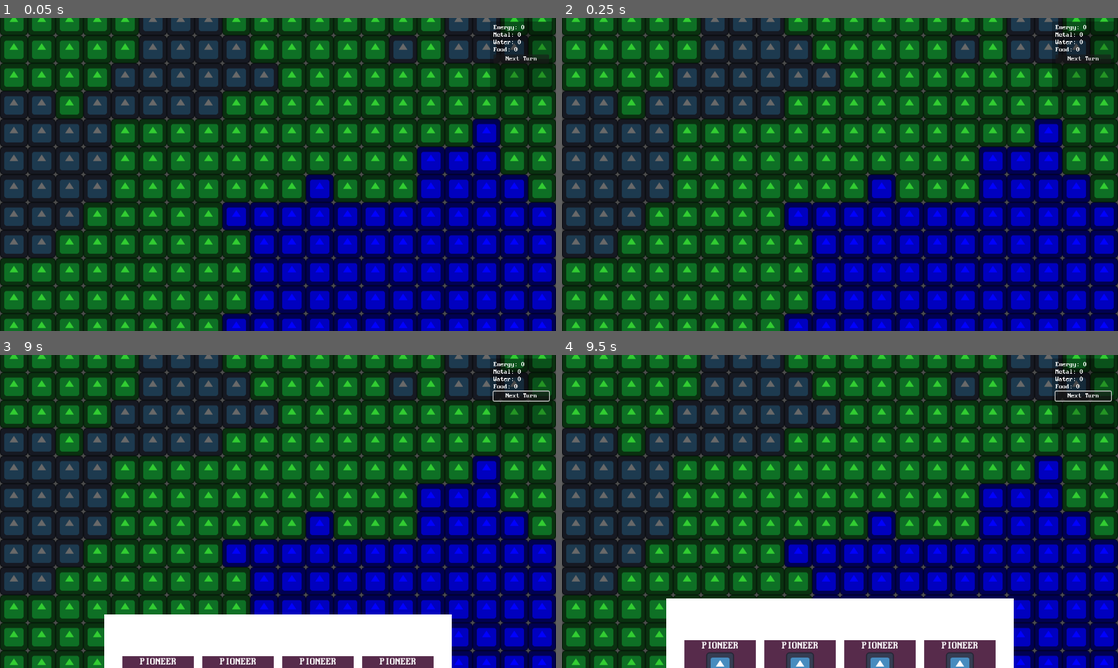
Above: before the commit, frames 1-4 (two rows, left to right).
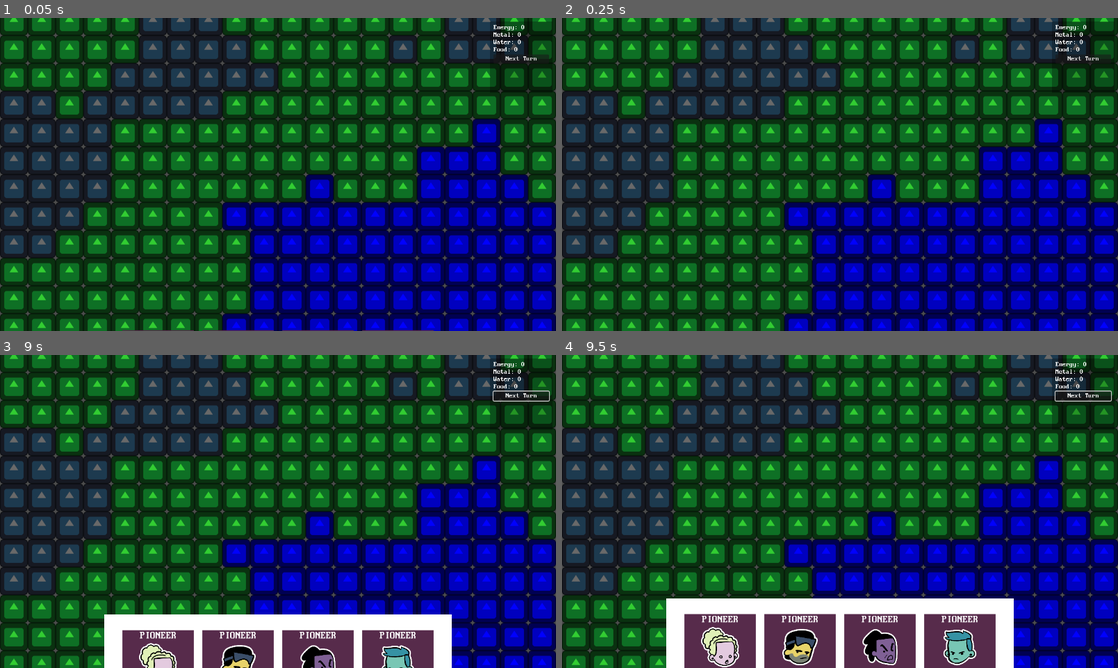
Above: after the commit, the same moments.

Repository: YuriPrickles/a-sky-with-no-stars
Game: Godot game, scene res://scenes/run.tscn
Two runs of this game, one before a commit and one after it. Both use one fixed random seed, a clock stepped at 60 frames per second and the inputs below. The engine's default icon, where the game draws it, is replaced by a stand-in: a white triangle on a blue panel in a dark square.
Inputs (mouse positions are in pixels of both pictures, inside the frame that each line leads up to):
- Up to frame 1 (0.05 s): no input
- Up to frame 2 (0.25 s): no input
- Up to frame 3 (9 s): click "Next Turn" at 0.5 s; click "Next Turn" at 1.25 s; click "Next Turn" at 2 s; tap Enter at 2.75, 4.25, 5.75 s; move the mouse to (400, 495) at 2.77 s; click (400, 495) at 2.85 s; tap Space at 3.5, 5, 6.5 s; move the mouse to (166, 527) at 3.52 s; tap S (cam_down) at 3.6 s; click (166, 527) at 3.8 s; move the mouse to (333, 442) at 4.27 s; tap A (cam_left) at 4.35 s; click (333, 442) at 4.55 s; move the mouse to (250, 574) at 5.02 s; tap D (cam_right) at 5.1 s; click (250, 574) at 5.3 s; move the mouse to (444, 558) at 5.77 s; tap W (cam_up) at 5.85 s; click (444, 558) at 6.05 s; tap Escape (cancel_build) at 6.4 s; move the mouse to (111, 464) at 6.52 s; tap Mouse wheel down (mouse_wheel_down) at 6.6 s; click (111, 464) at 6.8 s; move the mouse to (305, 511) at 7.27 s; tap Mouse wheel up (mouse_wheel_up) at 7.35 s; click (305, 511) at 7.55 s; move the mouse to (194, 433) at 8.02 s; right-click (194, 433) at 8.1 s; click (194, 433) at 8.3 s; move the mouse to (400, 495) at 8.77 s; tap E (open_pioneer_shelf) at 8.85 s
- Up to frame 4 (9.5 s): click (962, 495) at 9.05 s

The runs differ from the first frame. In frame 1, 0.1% of the frame differs, in the area x 22-78%, y 99-100%; in frame 2, nothing differs; in frame 3, 5.0%; in frame 4, 6.1%, in the area x 22-78%, y 82-100%.

Commit message:
Assigning Pioneers, Checking room info, stat thresholds w/ manual gen

Diff:
--- a/data/base_resources/base_pioneer.gd
+++ b/data/base_resources/base_pioneer.gd
@@ -11,11 +11,13 @@
 @export var icon:Texture2D
 @export var portrait:Texture2D
 
+var occupied:bool = false
+
 @export_category("Stats")
-@export_range(0,15) var strength = 7
-@export_range(0,15) var dexterity = 7
-@export_range(0,15) var intelligence = 7
-@export_range(0,15) var sanity = 100
+@export_range(0,15, 1, "or_greater") var strength = 16
+@export_range(0,15, 1, "or_greater") var dexterity = 16
+@export_range(0,15, 1, "or_greater") var intelligence = 16
+@export_range(0,100, 1, "or_less") var sanity = 50
 
 @export_category("Traits")
 @export var traits:Array[BaseTrait]
--- a/data/base_resources/base_pioneer.tres
+++ b/data/base_resources/base_pioneer.tres
@@ -5,8 +5,5 @@
 
 [resource]
 script = ExtResource("1_gn80f")
-strength = 15
-dexterity = 15
-intelligence = 15
-passion = 0
+sanity = -10
 metadata/_custom_type_script = "uid://ca7mpiij3oxvn"
--- a/data/base_resources/base_room.gd
+++ b/data/base_resources/base_room.gd
@@ -10,7 +10,7 @@
 @export var maintenance_cost:Dictionary[State.ResourceType,int]
 @export var needs_oxygen = true
 ##How many pioneers can be assigned here at maximum.[br]e.g. Barracks can have 5 workers
-@export var max_worker_count:int
+@export var max_worker_count:int = 1
 
 @export_category("Size Info")
 @export var size_type:Enums.SizeType
@@ -20,5 +20,13 @@
 ##Odd values only, please.
 @export var oxygen_squarius:Vector2
 
-func on_next_turn():
+##To be used with buildings that produce stuff
+##Key: A strength value
+##Value: The amount of resource produced
+@export_category("Efficiency Info")
+@export var str_thresholds:Dictionary[int,int]
+@export var dex_thresholds:Dictionary[int,int]
+@export var int_thresholds:Dictionary[int,int]
+
+func on_next_turn(room:Room):
 	pass
--- a/data/pioneers/alice.tres
+++ b/data/pioneers/alice.tres
@@ -1,8 +1,9 @@
-[gd_resource type="Resource" script_class="BasePioneer" load_steps=4 format=3 uid="uid://cd4j7n3xht50m"]
+[gd_resource type="Resource" script_class="BasePioneer" load_steps=5 format=3 uid="uid://cd4j7n3xht50m"]
 
 [ext_resource type="Texture2D" uid="uid://cilwha3kh1qco" path="res://assets/character_artwork/character_icons_small/icon_chara_alice.png" id="1_35s3f"]
 [ext_resource type="Script" uid="uid://ca7mpiij3oxvn" path="res://data/base_resources/base_pioneer.gd" id="1_htuds"]
 [ext_resource type="Script" uid="uid://ubhlifd3hrlg" path="res://data/base_resources/base_trait.gd" id="2_35s3f"]
+[ext_resource type="Texture2D" uid="uid://b7r2o3mmnt824" path="res://assets/character_artwork/character_portraits/portrait_chara_alice.png" id="2_j0cpf"]
 
 [resource]
 script = ExtResource("1_htuds")
@@ -13,7 +14,9 @@
 title = "The Dreamer"
 gender = 1
 icon = ExtResource("1_35s3f")
+portrait = ExtResource("2_j0cpf")
 strength = 6
+dexterity = 7
 intelligence = 8
 matches = Array[int]([-9223372036854775795, -9223372036854775793, -9223372036854775790])
 metadata/_custom_type_script = "uid://ca7mpiij3oxvn"
--- a/data/pioneers/beowulf.tres
+++ b/data/pioneers/beowulf.tres
@@ -1,7 +1,9 @@
-[gd_resource type="Resource" script_class="BasePioneer" load_steps=3 format=3 uid="uid://cxtgl07uhghvu"]
+[gd_resource type="Resource" script_class="BasePioneer" load_steps=5 format=3 uid="uid://cxtgl07uhghvu"]
 
+[ext_resource type="Texture2D" uid="uid://c3i2tpuj6awrp" path="res://assets/character_artwork/character_icons_small/icon_chara_beowulf.png" id="1_20rs0"]
 [ext_resource type="Script" uid="uid://ca7mpiij3oxvn" path="res://data/base_resources/base_pioneer.gd" id="1_t0w1i"]
 [ext_resource type="Script" uid="uid://ubhlifd3hrlg" path="res://data/base_resources/base_trait.gd" id="2_eihj2"]
+[ext_resource type="Texture2D" uid="uid://jesn777undsa" path="res://assets/character_artwork/character_portraits/portrait_chara_beowulf.png" id="2_uvfx8"]
 
 [resource]
 script = ExtResource("1_t0w1i")
@@ -11,6 +13,9 @@
 surname = "Bachman"
 title = "The ?"
 gender = 3
+icon = ExtResource("1_20rs0")
+portrait = ExtResource("2_uvfx8")
 strength = 10
 dexterity = 4
+intelligence = 7
 metadata/_custom_type_script = "uid://ca7mpiij3oxvn"
--- a/data/pioneers/cliff.tres
+++ b/data/pioneers/cliff.tres
@@ -1,6 +1,8 @@
-[gd_resource type="Resource" script_class="BasePioneer" load_steps=3 format=3 uid="uid://v13o34hgiq0"]
+[gd_resource type="Resource" script_class="BasePioneer" load_steps=5 format=3 uid="uid://v13o34hgiq0"]
 
 [ext_resource type="Script" uid="uid://ca7mpiij3oxvn" path="res://data/base_resources/base_pioneer.gd" id="1_grha1"]
+[ext_resource type="Texture2D" uid="uid://clhcu2xy3yxwf" path="res://assets/character_artwork/character_icons_small/icon_chara_cliff.png" id="1_vy37u"]
+[ext_resource type="Texture2D" uid="uid://cw7a2tnedlid8" path="res://assets/character_artwork/character_portraits/portrait_chara_cliff.png" id="2_4cg3c"]
 [ext_resource type="Script" uid="uid://ubhlifd3hrlg" path="res://data/base_resources/base_trait.gd" id="2_xx1il"]
 
 [resource]
@@ -11,6 +13,9 @@
 surname = "Claesson"
 title = "The Criminal"
 gender = 3
+icon = ExtResource("1_vy37u")
+portrait = ExtResource("2_4cg3c")
+strength = 7
 dexterity = 12
 intelligence = 2
 metadata/_custom_type_script = "uid://ca7mpiij3oxvn"
--- a/data/pioneers/denim.tres
+++ b/data/pioneers/denim.tres
@@ -1,7 +1,9 @@
-[gd_resource type="Resource" script_class="BasePioneer" load_steps=3 format=3 uid="uid://g6rhx07m6rig"]
+[gd_resource type="Resource" script_class="BasePioneer" load_steps=5 format=3 uid="uid://g6rhx07m6rig"]
 
+[ext_resource type="Texture2D" uid="uid://ci3plohiiy7vx" path="res://assets/character_artwork/character_icons_small/icon_chara_denim.png" id="1_5nv4d"]
 [ext_resource type="Script" uid="uid://ca7mpiij3oxvn" path="res://data/base_resources/base_pioneer.gd" id="1_kv28k"]
 [ext_resource type="Script" uid="uid://ubhlifd3hrlg" path="res://data/base_resources/base_trait.gd" id="2_2a5y8"]
+[ext_resource type="Texture2D" uid="uid://d2uge6ibued3l" path="res://assets/character_artwork/character_portraits/portrait_chara_denim.png" id="2_w7o0l"]
 
 [resource]
 script = ExtResource("1_kv28k")
@@ -10,6 +12,9 @@
 firstname = "Dorthea"
 surname = "Dahl"
 title = "The ??"
+icon = ExtResource("1_5nv4d")
+portrait = ExtResource("2_w7o0l")
 strength = 8
+dexterity = 7
 intelligence = 6
 metadata/_custom_type_script = "uid://ca7mpiij3oxvn"
--- a/data/pioneers/elio.tres
+++ b/data/pioneers/elio.tres
@@ -1,7 +1,9 @@
-[gd_resource type="Resource" script_class="BasePioneer" load_steps=3 format=3 uid="uid://4amh10q1q041"]
+[gd_resource type="Resource" script_class="BasePioneer" load_steps=5 format=3 uid="uid://4amh10q1q041"]
 
+[ext_resource type="Texture2D" uid="uid://bwhmkpotcp5jr" path="res://assets/character_artwork/character_icons_small/icon_chara_elio.png" id="1_6d8hh"]
 [ext_resource type="Script" uid="uid://ca7mpiij3oxvn" path="res://data/base_resources/base_pioneer.gd" id="1_wcudg"]
 [ext_resource type="Script" uid="uid://ubhlifd3hrlg" path="res://data/base_resources/base_trait.gd" id="2_ncdii"]
+[ext_resource type="Texture2D" uid="uid://cxcc6x0thympa" path="res://assets/character_artwork/character_portraits/portrait_chara_elio.png" id="2_pjss0"]
 
 [resource]
 script = ExtResource("1_wcudg")
@@ -11,6 +13,8 @@
 surname = "Ergeshov"
 title = "The Prisoner"
 gender = 3
+icon = ExtResource("1_6d8hh")
+portrait = ExtResource("2_pjss0")
 strength = 15
 dexterity = 0
 intelligence = 0
--- a/data/rooms/generator.gd
+++ b/data/rooms/generator.gd
@@ -1,4 +1,4 @@
 extends BaseRoom
 
-func on_next_turn():
+func on_next_turn(room:Room):
 	State.loaded_game.update_resources(5,0,0,0)
--- /dev/null
+++ b/data/rooms/manual_gen.gd
@@ -0,0 +1,12 @@
+extends BaseRoom
+
+func on_next_turn(room:Room):
+	var pioneers:Array = State.loaded_game.assigned_pioneers.get(room)
+	for p in pioneers:
+		if p != null:
+			var dex_array = dex_thresholds.keys()
+			dex_array.reverse()
+			for dex in dex_array:
+				if p.dexterity >= dex:
+					State.loaded_game.update_resources(dex_thresholds[dex],0,0,0)
+					break
--- a/data/rooms/manual_gen.tres
+++ b/data/rooms/manual_gen.tres
@@ -1,12 +1,20 @@
 [gd_resource type="Resource" load_steps=2 format=3 uid="uid://x17rn6rkgnw2"]
 
-[ext_resource type="Script" uid="uid://dmje17wwjtmf6" path="res://data/rooms/generator.gd" id="1_lr3wl"]
+[ext_resource type="Script" uid="uid://bs363n8tcwywy" path="res://data/rooms/manual_gen.gd" id="1_lr3wl"]
 
 [resource]
 script = ExtResource("1_lr3wl")
 room_name = "Manual Generator"
 room_desc = "Assign a pioneer to generate 5 Energy per turn.
+
 Higher Dexterity pioneers have a chance to generate more energy."
-max_worker_count = 1
+max_worker_count = 2
 square_size = Vector2(2, 2)
+dex_thresholds = Dictionary[int, int]({
+0: 0,
+1: 2,
+3: 3,
+7: 5,
+11: 7
+})
 metadata/_custom_type_script = "uid://cta04fcuv7ylj"
--- a/scenes/build_selector.tscn
+++ b/scenes/build_selector.tscn
@@ -9,6 +9,7 @@
 anchors_preset = 9
 anchor_bottom = 1.0
 grow_vertical = 2
+size_flags_vertical = 3
 mouse_filter = 2
 script = ExtResource("1_05ilg")
 
@@ -17,7 +18,6 @@
 anchors_preset = 15
 anchor_right = 1.0
 anchor_bottom = 1.0
-offset_right = 32.0
 grow_horizontal = 2
 grow_vertical = 2
 mouse_filter = 2
--- a/scenes/building_button.gd
+++ b/scenes/building_button.gd
@@ -2,9 +2,9 @@
 extends Button
 
 var room_info:BaseRoom
-
+@onready var building_name = $RichTextLabel
 func _ready() -> void:
-	text = room_info.room_name
+	building_name.text = "[font_size=24]" + room_info.room_name
 
 func _on_pressed() -> void:
 	var buildpopup:BuildPopup = preload("res://scenes/build_popup.tscn").instantiate()
--- a/scenes/building_button.tscn
+++ b/scenes/building_button.tscn
@@ -3,6 +3,7 @@
 [ext_resource type="Script" uid="uid://bh142j4vmur6m" path="res://scenes/building_button.gd" id="1_v4oyg"]
 
 [node name="BuildingButton" type="Button"]
+custom_minimum_size = Vector2(0, 36)
 anchors_preset = 15
 anchor_right = 1.0
 anchor_bottom = 1.0
@@ -10,4 +11,20 @@
 grow_vertical = 2
 script = ExtResource("1_v4oyg")
 
+[node name="RichTextLabel" type="RichTextLabel" parent="."]
+clip_contents = false
+custom_minimum_size = Vector2(0, 36)
+layout_mode = 1
+anchors_preset = 15
+anchor_right = 1.0
+anchor_bottom = 1.0
+grow_horizontal = 2
+grow_vertical = 2
+mouse_filter = 2
+bbcode_enabled = true
+text = "[font_size=24]BuildingName"
+fit_content = true
+scroll_active = false
+vertical_alignment = 1
+
 [connection signal="pressed" from="." to="." method="_on_pressed"]
--- a/scenes/pioneer_card.gd
+++ b/scenes/pioneer_card.gd
@@ -2,9 +2,13 @@
 extends MarginContainer
 
 @onready var info_text = $ColorRect/MarginContainer/VBoxContainer/InfoLabel
-
-var ui_offset = 120
+@onready var pioneer_pic = $ColorRect/MarginContainer/VBoxContainer/PioneerPic
+@onready var card_color = $ColorRect
+var disabled = false
+var pioneer_resource:BasePioneer
+var ui_offset = 60
 var old_offset = 0
+var gray_texture:Texture
 # Called when the node enters the scene tree for the first time.
 func _ready() -> void:
 	pass # Replace with function body.
@@ -12,22 +16,36 @@
 
 # Called every frame. 'delta' is the elapsed time since the previous frame.
 func _process(delta: float) -> void:
+	if pioneer_resource:
+		gray_texture = to_grayscale(pioneer_resource.icon)
+		disabled = pioneer_resource.occupied
+		pioneer_pic.texture = gray_texture if disabled else pioneer_resource.icon
+		card_color.color = Color("4a4a4aff") if disabled else Color("572b4b")
 	offset_top = move_toward(offset_top, ui_offset, abs(offset_top - ui_offset * 2) * 4 * delta)
 	offset_bottom = move_toward(offset_bottom, ui_offset, abs(offset_bottom - ui_offset * 2) * 4 * delta)
 	pass
+func to_grayscale(texture : Texture2D) -> Texture:
+	var image:Image = texture.get_image()
+	image.convert(Image.FORMAT_LA8)
+	image.convert(Image.FORMAT_RGBA8) # Not strictly necessary
 
+	var image_texture = ImageTexture.new()
+	image_texture = ImageTexture.create_from_image(image)
+	return image_texture
 func set_card_info(pioneer:BasePioneer):
+	pioneer_resource = pioneer
+	pioneer_pic.texture = pioneer.icon
 	var gender = "?"
 	match pioneer.gender:
 		Enums.PioneerGender.Female: gender = "Female"
 		Enums.PioneerGender.Nonbinary: gender = "Non-Binary"
 		Enums.PioneerGender.DogFemale: gender = "Dog (Female)"
 		Enums.PioneerGender.Male: gender = "Male"
-	info_text.text = "[center]%s
-Lastname
-[font_size=12]%s
-Class: PLACEHOLDER
-STR %s DEX %s INT %s" % [pioneer.name,gender,pioneer.strength,pioneer.dexterity,pioneer.intelligence]
+	info_text.text = "[font_size=24][center]%s
+%s
+[font_size=16]%s
+Class: PLACEHOLDER[br]
+STR %s DEX %s INT %s" % [pioneer.firstname,pioneer.surname,gender,pioneer.strength,pioneer.dexterity,pioneer.intelligence]
 
 
 func _on_color_rect_mouse_entered() -> void:
@@ -37,4 +55,24 @@
 
 func _on_color_rect_mouse_exited() -> void:
 	old_offset = ui_offset
-	ui_offset = 120
+	ui_offset = 60
+
+
+func _on_color_rect_gui_input(event: InputEvent) -> void:
+	var room = State.loaded_game.selected_room
+	var current_tab = State.loaded_game.room_popup.pioneer_tabs.current_tab
+	var pioneer_index = State.loaded_game.pioneers.find(pioneer_resource)
+	var previous_pioneer:BasePioneer = null
+	if State.loaded_game.assigned_pioneers.get(room) != null:
+		previous_pioneer = State.loaded_game.assigned_pioneers.get(room)[current_tab]
+	if room == null or current_tab <= -1: return
+	if event is InputEventMouseButton:
+		if event.button_index == MouseButton.MOUSE_BUTTON_LEFT and event.is_pressed():
+			if State.loaded_game.pioneers[pioneer_index].occupied:
+				print("Pioneer Occupied")
+				return
+			if previous_pioneer != null:
+				previous_pioneer.occupied = false
+			State.loaded_game.assigned_pioneers.get(room)[current_tab] = pioneer_resource
+			State.loaded_game.pioneers[pioneer_index].occupied = true
+			State.loaded_game.room_popup.refresh_info()
--- a/scenes/pioneer_card.tscn
+++ b/scenes/pioneer_card.tscn
@@ -43,8 +43,8 @@
 fit_content = true
 scroll_active = false
 
-[node name="TextureRect" type="TextureRect" parent="ColorRect/MarginContainer/VBoxContainer"]
-custom_minimum_size = Vector2(64, 64)
+[node name="PioneerPic" type="TextureRect" parent="ColorRect/MarginContainer/VBoxContainer"]
+custom_minimum_size = Vector2(96, 96)
 layout_mode = 2
 size_flags_horizontal = 4
 size_flags_vertical = 4
@@ -56,14 +56,16 @@
 layout_mode = 2
 mouse_filter = 2
 bbcode_enabled = true
-text = "[center]PEARL
+text = "[center][font_size=24]PEARL
 PLACEHOLDER
-[font_size=12]Female
+[font_size=16]Female
 Class: PLACEHOLDER
-STR 15 DEX 15 INT 15
+STR 15
+DEX 15 INT 15
 "
 fit_content = true
 scroll_active = false
 
+[connection signal="gui_input" from="ColorRect" to="." method="_on_color_rect_gui_input"]
 [connection signal="mouse_entered" from="ColorRect" to="." method="_on_color_rect_mouse_entered"]
 [connection signal="mouse_exited" from="ColorRect" to="." method="_on_color_rect_mouse_exited"]
--- a/scenes/pioneer_screen.gd
+++ b/scenes/pioneer_screen.gd
@@ -1,16 +1,7 @@
 class_name PioneerScreen
 extends MarginContainer
 
-@onready var pioneer_text = $ScreenContainer/PioneerText
+@onready var pioneer_text:RichTextLabel = $ScreenContainer/PioneerText
 
-@onready var pioneer_pic = $ScreenContainer/HBoxContainer/PioneerPic
+@onready var pioneer_pic:TextureRect = $ScreenContainer/HBoxContainer/PioneerPic
 @onready var stats = $ScreenContainer/HBoxContainer/StatsScreen
-
-# Called when the node enters the scene tree for the first time.
-func _ready() -> void:
-	pass # Replace with function body.
-
-
-# Called every frame. 'delta' is the elapsed time since the previous frame.
-func _process(delta: float) -> void:
-	pass
--- a/scenes/pioneer_screen.tscn
+++ b/scenes/pioneer_screen.tscn
@@ -1,7 +1,11 @@
-[gd_scene load_steps=3 format=3 uid="uid://cblpyhodb3vfp"]
+[gd_scene load_steps=4 format=3 uid="uid://cblpyhodb3vfp"]
 
 [ext_resource type="Script" uid="uid://bc7iq7c440rp3" path="res://scenes/pioneer_screen.gd" id="1_682om"]
-[ext_resource type="Texture2D" uid="uid://cj3huigs4maej" path="res://icon.svg" id="1_g7go3"]
+[ext_resource type="Texture2D" uid="uid://b7r2o3mmnt824" path="res://assets/character_artwork/character_portraits/portrait_chara_alice.png" id="2_682om"]
+
+[sub_resource type="AtlasTexture" id="AtlasTexture_682om"]
+atlas = ExtResource("2_682om")
+region = Rect2(200, 160, 800, 800)
 
 [node name="PioneerScreen" type="MarginContainer"]
 anchors_preset = 15
@@ -32,9 +36,13 @@
 size_flags_vertical = 3
 
 [node name="PioneerPic" type="TextureRect" parent="ScreenContainer/HBoxContainer"]
+custom_minimum_size = Vector2(128, 128)
 layout_mode = 2
-texture = ExtResource("1_g7go3")
-stretch_mode = 2
+size_flags_horizontal = 0
+size_flags_vertical = 0
+texture = SubResource("AtlasTexture_682om")
+expand_mode = 1
+stretch_mode = 5
 
 [node name="StatsScreen" type="RichTextLabel" parent="ScreenContainer/HBoxContainer"]
 layout_mode = 2
--- a/scenes/room_popup.gd
+++ b/scenes/room_popup.gd
@@ -1,24 +1,68 @@
 class_name RoomPopup
 extends Control
 
+var room:Room
 var room_info:BaseRoom
 @onready var title = $ColorRect/MarginContainer/VBoxContainer/TitleLabel
 @onready var desc = $ColorRect/MarginContainer/VBoxContainer/HBoxContainer/VBoxContainer/DescLabel
+@onready var pioneer_tabs = $ColorRect/MarginContainer/VBoxContainer/HBoxContainer/RightScreen/PioneerTabs
 
-func _ready() -> void:
+var alphabet_string = "ABCDEFGHIJKLMNOPQRSTUVWXYZ"
+
+func refresh_info_newroom():
+	State.loaded_game.freezecam = true
+	State.loaded_game.no_mouse_interact = true
+	for tab in pioneer_tabs.get_children():
+		tab.queue_free()
+	room_info = room.room_data
+	State.loaded_game.selected_room = room
 	title.text = "[font_size=32]%s" % room_info.room_name
 	desc.text = "[font_size=16]%s" % room_info.room_desc
-	State.loaded_game.freezecam = true
-	State.loaded_game.no_mouse_interact = true
+	for i in range(room_info.max_worker_count):
+		print(i)
+		var pioneer_scr:PioneerScreen = preload("res://scenes/pioneer_screen.tscn").instantiate()
+		pioneer_tabs.add_child(pioneer_scr)
+		pioneer_tabs.set_tab_title(i,"PIONEER %s" % alphabet_string[i])
+		var current_pioneer:BasePioneer = State.loaded_game.assigned_pioneers.get(room)[i]
+		pioneer_scr.pioneer_text.text = "[font_size=24]NO ASSIGNED PIONEER." if current_pioneer == null else "[font_size=24]ASSIGNED: %s" % current_pioneer.name
+		var stats_text ="[font_size=24]STR --[br]DEX --[br]INT --[br]SAN ---%"
+		pioneer_scr.pioneer_pic.texture = preload("res://icon.svg")
+		if current_pioneer != null:
+			var atlas = AtlasTexture.new()
+			pioneer_scr.pioneer_pic.texture = atlas
+			atlas.atlas = current_pioneer.portrait
+			atlas.region = Rect2(200,160,800,800)
+			stats_text ="[font_size=24]STR %s[br]DEX %s[br]INT %s[br]SAN %s%%"%[current_pioneer.strength,current_pioneer.dexterity,current_pioneer.intelligence,current_pioneer.sanity]
+		pioneer_scr.stats.text = stats_text
 
+func refresh_info():
+	for i in range(room_info.max_worker_count):
+		print(i)
+		var pioneer_scr:PioneerScreen = pioneer_tabs.get_child(i)
+		pioneer_tabs.set_tab_title(i,"PIONEER %s" % alphabet_string[i])
+		var current_pioneer:BasePioneer = State.loaded_game.assigned_pioneers.get(room)[i]
+		pioneer_scr.pioneer_text.text = "[font_size=24]NO ASSIGNED PIONEER." if current_pioneer == null else "[font_size=24]ASSIGNED: %s" % current_pioneer.name
+		if current_pioneer != null:
+			pioneer_scr.stats.text = "[font_size=24]STR %s[br]DEX %s[br]INT %s[br]SAN %s%%"%[current_pioneer.strength,current_pioneer.dexterity,current_pioneer.intelligence,current_pioneer.sanity]
+			var atlas = AtlasTexture.new()
+			pioneer_scr.pioneer_pic.texture = atlas
+			atlas.atlas = current_pioneer.portrait
+			atlas.region = Rect2(200,160,800,800)
+
+func _process(delta: float) -> void:
+	if room_info != null:
+		for i in range(room_info.max_worker_count):
+			pioneer_tabs.set_tab_title(i,"PIONEER %s" % alphabet_string[i])
 
 func _input(_event: InputEvent) -> void:
 	if Input.is_action_just_pressed("cancel_build"):
+		State.loaded_game.selected_room = null
 		State.loaded_game.no_mouse_interact = false
 		State.loaded_game.freezecam = false
-		queue_free()
+		hide()
 
 func _on_button_pressed() -> void:
+	State.loaded_game.selected_room = null
 	State.loaded_game.no_mouse_interact = false
 	State.loaded_game.freezecam = false
-	queue_free()
+	hide()
--- a/scenes/room_popup.tscn
+++ b/scenes/room_popup.tscn
@@ -3,6 +3,7 @@
 [ext_resource type="Script" uid="uid://bte02qkps1wid" path="res://scenes/room_popup.gd" id="1_xiklm"]
 
 [node name="RoomPopup" type="Control"]
+visible = false
 layout_mode = 3
 anchors_preset = 15
 anchor_right = 1.0
@@ -112,7 +113,7 @@
 layout_mode = 2
 size_flags_horizontal = 3
 
-[node name="TabContainer" type="TabContainer" parent="ColorRect/MarginContainer/VBoxContainer/HBoxContainer/RightScreen"]
+[node name="PioneerTabs" type="TabContainer" parent="ColorRect/MarginContainer/VBoxContainer/HBoxContainer/RightScreen"]
 layout_mode = 2
 size_flags_vertical = 3
 
--- a/scenes/run.gd
+++ b/scenes/run.gd
@@ -5,6 +5,7 @@
 var build_selector:BuildSelector
 var res_tracker:ResourceTracker
 var pioneer_shelf:PioneerShelf
+var room_popup:RoomPopup
 
 var energy:int = 0
 var metal:int = 0
@@ -38,6 +39,8 @@
 	pioneer_shelf = preload("res://scenes/pioneer_shelf.tscn").instantiate()
 	canvas_layer.add_child(pioneer_shelf)
 	pioneer_shelf.set_pioneer_cards(pioneers)
+	room_popup = preload("res://scenes/room_popup.tscn").instantiate()
+	canvas_layer.add_child(room_popup)
 	for b in buildings_unlocked:
 		build_selector.add_building(b)
 	State.loaded_game = self
@@ -56,5 +59,10 @@
 	if build_mode: return
 	turn += 1
 	for room:Room in grid.rooms.get_children():
-		room.room_data.on_next_turn()
+		room.room_data.on_next_turn(room)
 		pass
+
+func show_room_popup(room:Room):
+	room_popup.room = room
+	room_popup.refresh_info_newroom()
+	room_popup.show()
--- a/scripts/grid.gd
+++ b/scripts/grid.gd
@@ -77,6 +77,10 @@
 					terrain[get_tile_pos(mx,my) + segment] = Enums.TerrainType.Building
 					room_map[get_tile_pos(mx,my) + segment] = current_room
 				current_room.placing = false
+				var null_arr = []
+				for i in range(current_room.room_data.max_worker_count):
+					null_arr.append(null)
+				State.loaded_game.assigned_pioneers[current_room] = null_arr.duplicate()
 				current_room.placement_color = Color.WHITE
 				State.loaded_game.building_to_build = null
 				State.loaded_game.build_mode = false
@@ -89,11 +93,7 @@
 			print(get_tile_pos(mx,my))
 			if room_map.get(get_tile_pos(mx,my)) != null:
 				var selected_room:Room = room_map.get(get_tile_pos(mx,my))
-				var roompopup:RoomPopup = preload("res://scenes/room_popup.tscn").instantiate()
-				roompopup.room_info = selected_room.room_data
-				State.loaded_game.selected_room = selected_room
-				State.loaded_game.canvas_layer.add_child(roompopup)
-				State.loaded_game.freezecam = true
+				State.loaded_game.show_room_popup(selected_room)
 				print(room_map.get(get_tile_pos(mx,my)).room_data.room_name)
 
 
--- a/scripts/room.gd
+++ b/scripts/room.gd
@@ -6,8 +6,6 @@
 var placing = true
 
 var placement_color:Color = Color.RED
-
-var assigned_pioneers:Array[BasePioneer]
 
 func _ready() -> void:
 	if room_data.size_type == Enums.SizeType.Square:
Not shown, added: assets/character_artwork/character_portraits/portrait_chara_alice.png.import
Not shown, added: assets/character_artwork/character_portraits/portrait_chara_beowulf.png.import
Not shown, added: assets/character_artwork/character_portraits/portrait_chara_cliff.png.import
Not shown, added: assets/character_artwork/character_portraits/portrait_chara_denim.png.import
Not shown, added: assets/character_artwork/character_portraits/portrait_chara_elio.png.import
Not shown, added: assets/character_artwork/character_portraits/portrait_chara_finch.png.import
Not shown, added: assets/character_artwork/character_portraits/portrait_chara_gemma.png.import
Not shown, added: assets/character_artwork/character_portraits/portrait_chara_huckleberry.png.import
Not shown, added: assets/character_artwork/character_portraits/portrait_chara_ingrid.png.import
Not shown, added: assets/character_artwork/character_portraits/portrait_chara_jet.png.import
Not shown, added: assets/character_artwork/character_portraits/portrait_chara_kirby.png.import
Not shown, added: assets/character_artwork/character_portraits/portrait_chara_leonardo.png.import
(and 13 more such lines)
